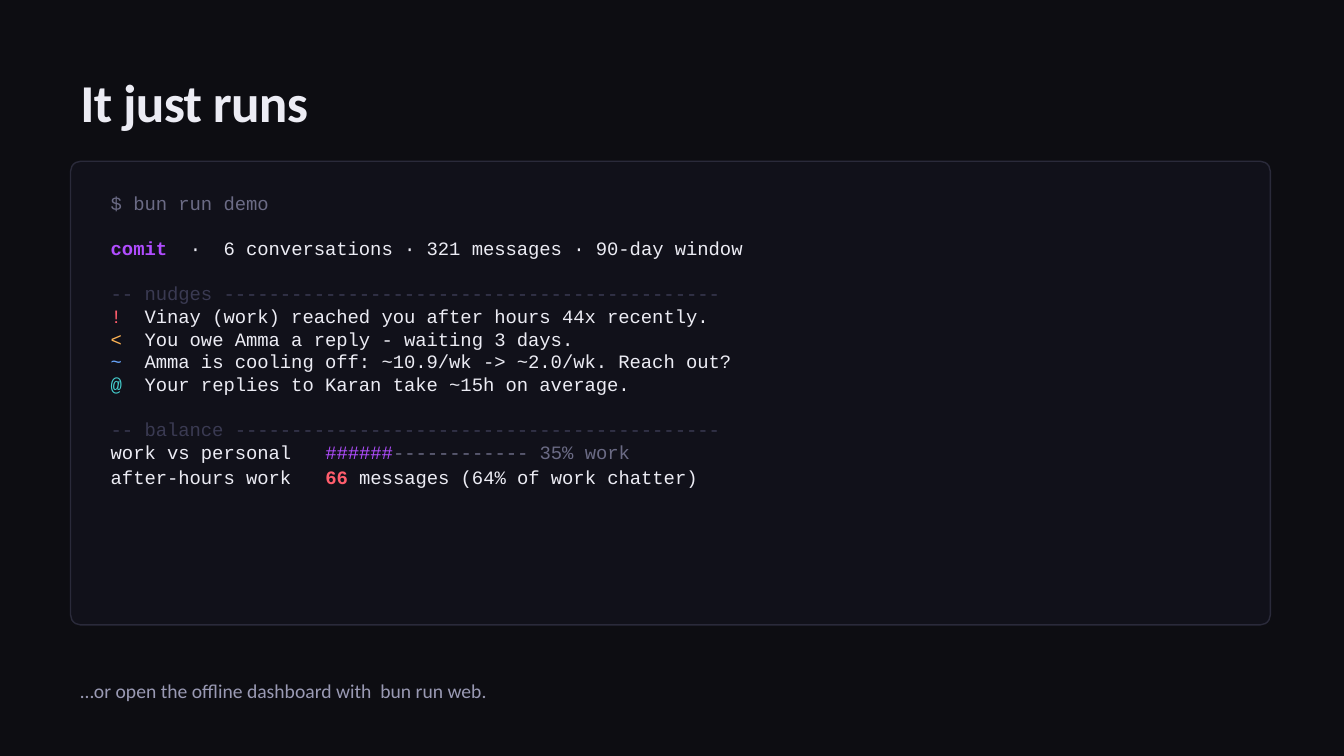
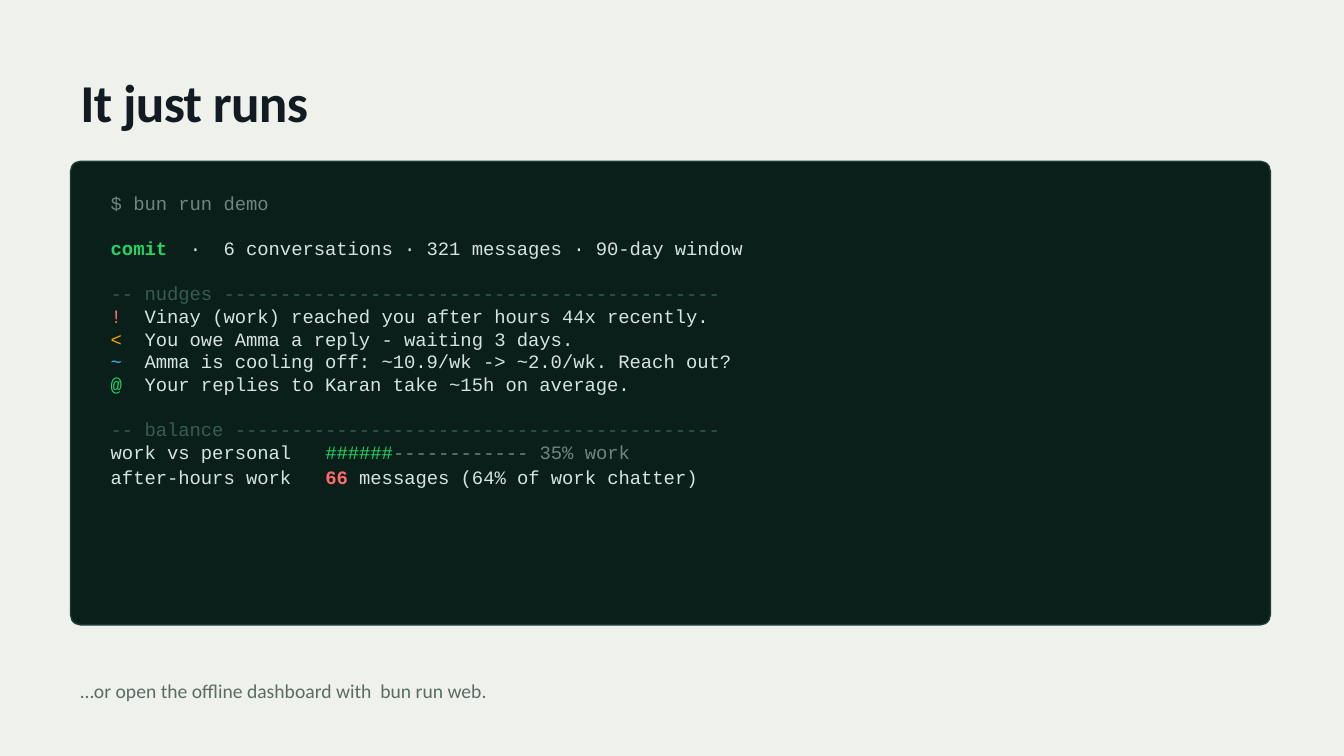
Before and after one commit to akhil29897/comit, a slide deck: slide 4 of presentation/comit.pptx. Drawn at 1344x756 pixels with LibreOffice and Linux fonts; fonts in the diff are those of the drawing. Boxes give left, top, right and bottom in pixels: in the first picture for what was removed or moved away, otherwise in the second. Text is boxed around its words. In the diff, an @@ line names an element or a change of style, - is before the commit and + after.

Commit message:
Take the WhatsApp look everywhere + add iPhone 15 prototype
- New prototype/ — a self-contained, zero-dependency iPhone 15 prototype
  (Launch, Today, People, Balance) with WhatsApp app-bar, chat-bubble
  nudges, contact-list scores, Dynamic Island, status bar and tab bar
- Reskin the slide deck to the WhatsApp light/green theme (green title +
  closing slides, light content slides, white cards, green accents)
- Regenerate comit.pptx to match (green title/closing, light content)
- Reskin the README hero banner to WhatsApp green
- Add docs/images/mobile.svg and a "On your phone" README section

```diff
--- a/presentation/comit.pptx
+++ b/presentation/comit.pptx
@@ background #0D0D12 to #EEF1EC @@
@@ text "It just runs" at [80, 84, 308, 131]: text colour #ECECF4 to #111B21 @@
@@ rounded rectangle at [71, 161, 1270, 625]: fill #11111A to #0B1F1A; outline #2A2A3A 1 pt to #1D3B34 1 pt @@
@@ text "$ bun run demo comit ..." at [111, 197, 743, 488]: text colour #6B6B85 to #6F857D in "$ bun run demo ######------------ 35% work"; text colour #B14DFF to #25D366 in "comit ######------------"; text colour #ECECF4 to #D7E3DF in "· 6 conversations · 321 messages · ..."; text colour #3A3A52 to #355C52 in "-- nudges -------------------------------------------- -- ba ..."; text colour #FF5D6C to #FF6B6B in "! 66"; text colour #FFB454 to #F4A300 in "<"; text colour #6AA8FF to #34B7F1 in "~"; text colour #45D0D0 to #25D366 in "@" @@
@@ text "…or open the offline dashboard ..." at [80, 684, 487, 701]: text colour #9A9AB4 to #5B6B66 @@
```
Also in this commit, not shown: 9 other slides changed, 9 other files.
